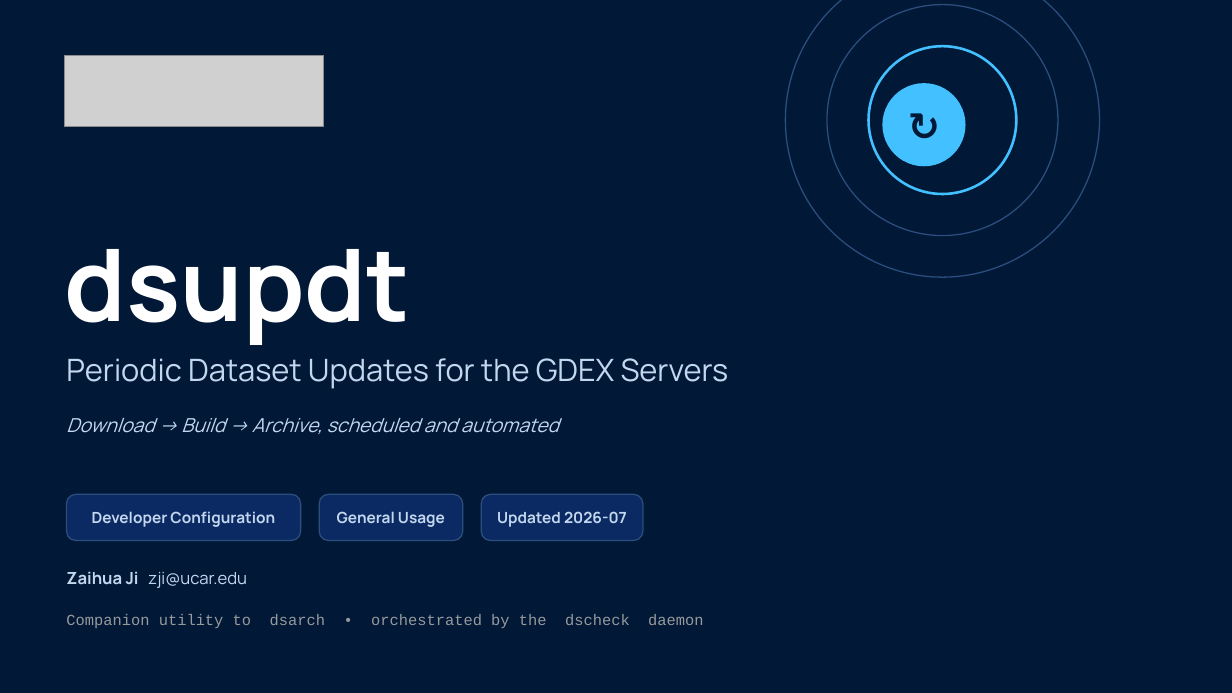
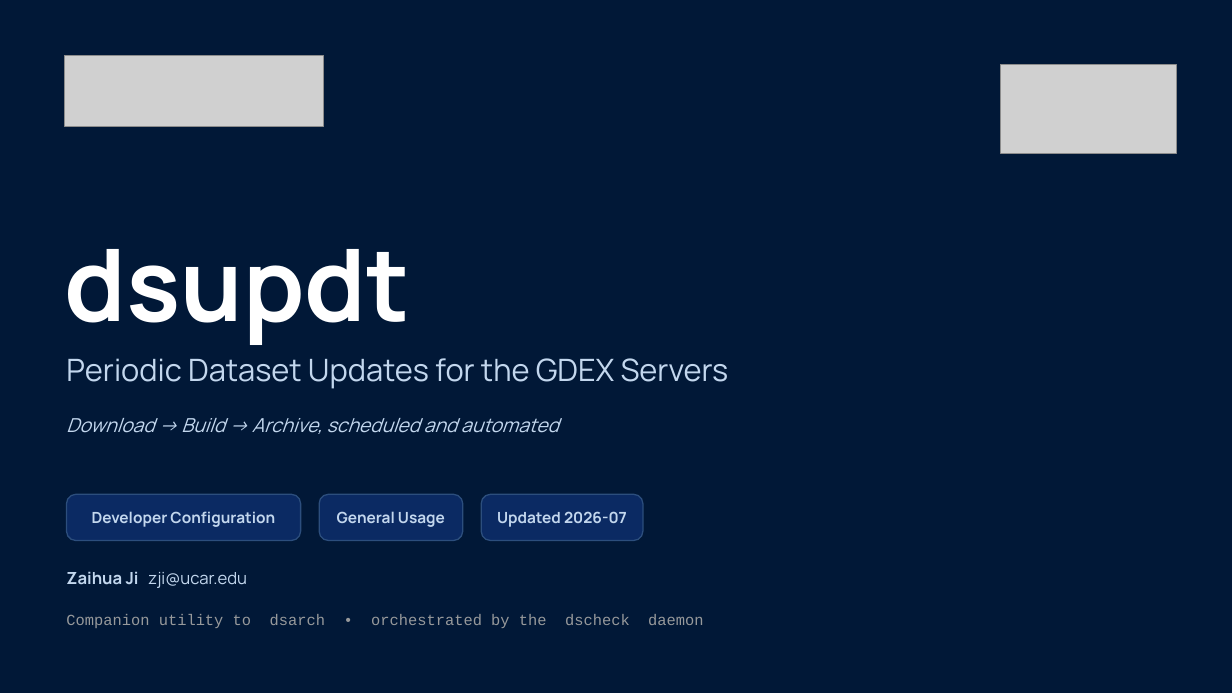
Before and after one commit to NCAR/rda-python-dsupdt, a slide deck: slide 1 of docs/slides/dsupdt_guide.pptx. Drawn at 1232x693 pixels with LibreOffice and Linux fonts; fonts in the diff are those of the drawing; grey boxes stand for pictures. Boxes give left, top, right and bottom in pixels: in the first picture for what was removed or moved away, otherwise in the second. Text is boxed around its words. In the diff, an @@ line names an element or a change of style, - is before the commit and + after.

```diff
--- a/docs/slides/dsupdt_guide.pptx
+++ b/docs/slides/dsupdt_guide.pptx
@@ ellipse removed at bbox=[786, 0, 1100, 277] @@
@@ ellipse removed at bbox=[827, 5, 1058, 236] @@
@@ ellipse removed at bbox=[869, 46, 1017, 194] @@
@@ ellipse removed at bbox=[883, 83, 966, 166] @@
@@ text removed at bbox=[883, 83, 966, 166] @@
-↻
@@ picture added at bbox=[1001, 65, 1177, 153] @@
```
Also in this commit, not shown: 3 other slides changed, 7 other files.
